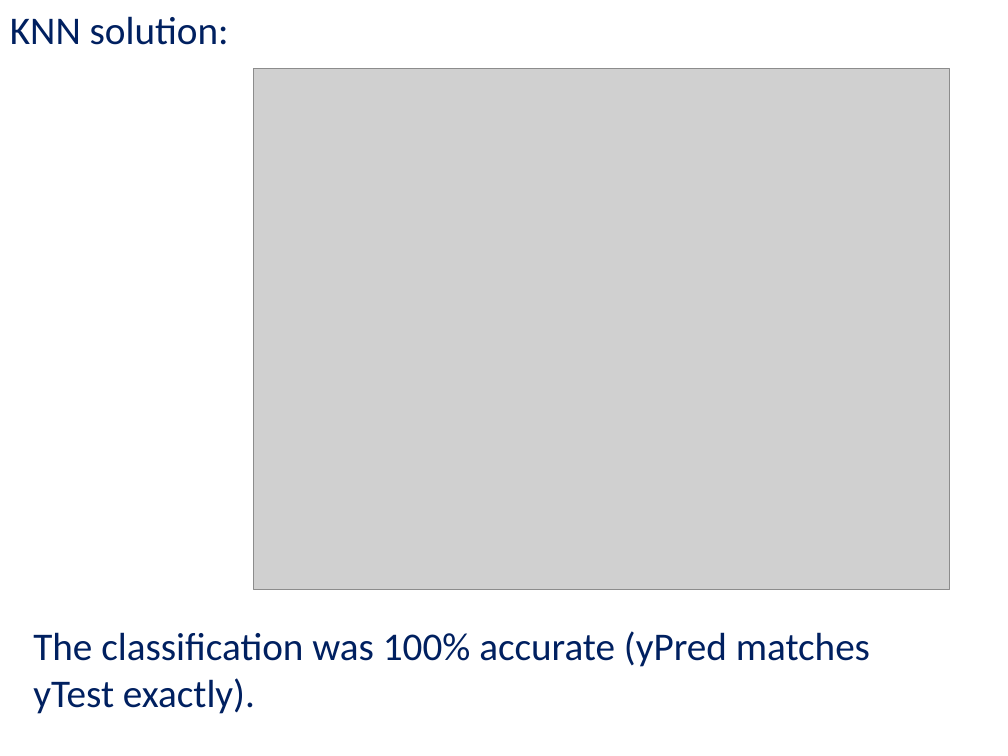
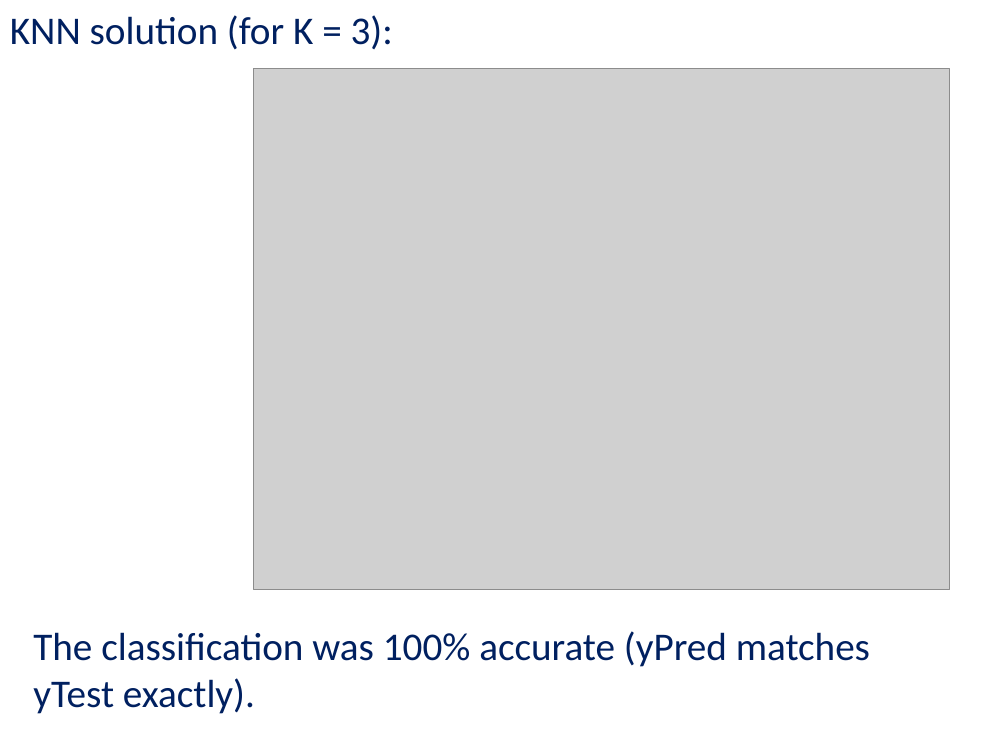
Before and after one commit to kc13/CS1675, a slide deck: slide 10 of cs1675_rec5_sept28.pptx. Drawn at 1008x756 pixels with LibreOffice and Linux fonts; fonts in the diff are those of the drawing; grey boxes stand for pictures. Boxes give left, top, right and bottom in pixels: in the first picture for what was removed or moved away, otherwise in the second. Text is boxed around its words. In the diff, an @@ line names an element or a change of style, - is before the commit and + after.

```diff
--- a/cs1675_rec5_sept28.pptx
+++ b/cs1675_rec5_sept28.pptx
@@ text at (10,15,393,50): text changed @@
-KNN solution:
+KNN solution (for K = 3):
```
Also in this commit, not shown: 1 other slide changed.
